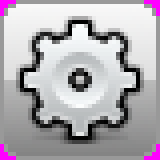
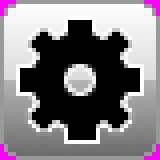
Layer changes from the first 160x160 image to the second:
moved "Layer #2" above "Layer #5", painted on it over (4, 4, 156, 140)
added layer "Layer #5" above "Layer" over (16, 16, 144, 144)
hid "Layer", moved it above "Layer #4", painted on it over (4, 4, 156, 156)
moved "Layer #4" above "Layer #3", painted on it over (4, 4, 156, 156)
painted on "Layer #3" over (4, 4, 156, 144)
painted on "Layer #1" over (4, 4, 156, 156)
